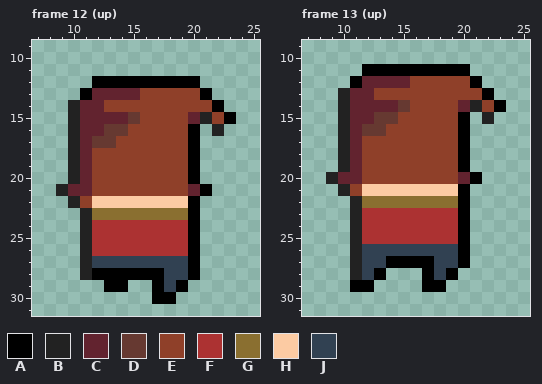
Edited in one commit: pixel-art file (Assets/animations/player/player_walk.aseprite). The picture above is the old version.
32x32 pixels, 13 frames. Shown: frame 12 (up): x 7..25, y 9..31; frame 13 (up): x 7..25, y 9..31. The commit also changed other frames, which this record leaves out.
Palette (. is transparent): A #000000  B #222222  C #62232f  D #663931  E #8f4029  F #ac3232  G #8a6f30  H #fccba3  J #314152
Pixels before, frame 12 (up), first column x 9:
12 ...AAAAAAAAA...
13 ..ACCCCEEEEEA..
14 .BCCEEEEEEEEEA.
15 .BCCCCDEEEECBEA
16 .BCCDDEEEEEA.B.
17 .BCDDEEEEEEA...
18 .BCEEEEEEEEA...
19 .BCEEEEEEEEA...
20 .BCEEEEEEEEA...
21 BCCEEEEEEEECA..
22 .BEHHHHHHHHA...
23 ..BGGGGGGGGA...
24 ..BFFFFFFFFA...
25 ..BFFFFFFFFA...
26 ..BFFFFFFFFA...
27 ..BJJJJJJJJA...
28 ..BAAAAAAJJA...
29 ....AA..AJA....
30 ........AA.....
Pixels before, frame 13 (up), first column x 9:
11 ...AAAAAAAAA...
12 ..ACCCCEEEEEA..
13 .BCCEEEEEEEEEA.
14 .BCCCCDEEEECBEA
15 .BCCDDEEEEEA.B.
16 .BCDDEEEEEEA...
17 .BCEEEEEEEEA...
18 .BCEEEEEEEEA...
19 .BCEEEEEEEEA...
20 BCCEEEEEEEECA..
21 .BEHHHHHHHHA...
22 ..BGGGGGGGGA...
23 ..BFFFFFFFFA...
24 ..BFFFFFFFFA...
25 ..BFFFFFFFFA...
26 ..BJJJJJJJJA...
27 ..BJJAAAAJJA...
28 ..BJA...AJA....
29 ..AA....AA.....
Once edited:
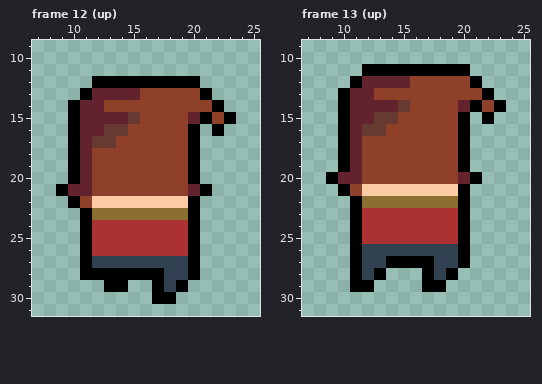
What changed:
Frame 12 (up), layer "Sprite":
Colour B gives way to colour A in row 14 at x 10; in row 15 at x 10 and 21; in row 16 at x 10 and 22; in rows 17 to 20 at x 10; in row 21 at x 9; in row 22 at x 10.
Colour B gives way to colour A in rows 23 to 28 at x 11.
Frame 13 (up), layer "Sprite":
Colour B gives way to colour A in row 13 at x 10; in row 14 at x 10 and 21; in row 15 at x 10 and 22; in rows 16 to 19 at x 10; in row 20 at x 9; in row 21 at x 10.
Colour B gives way to colour A in rows 22 to 28 at x 11.
